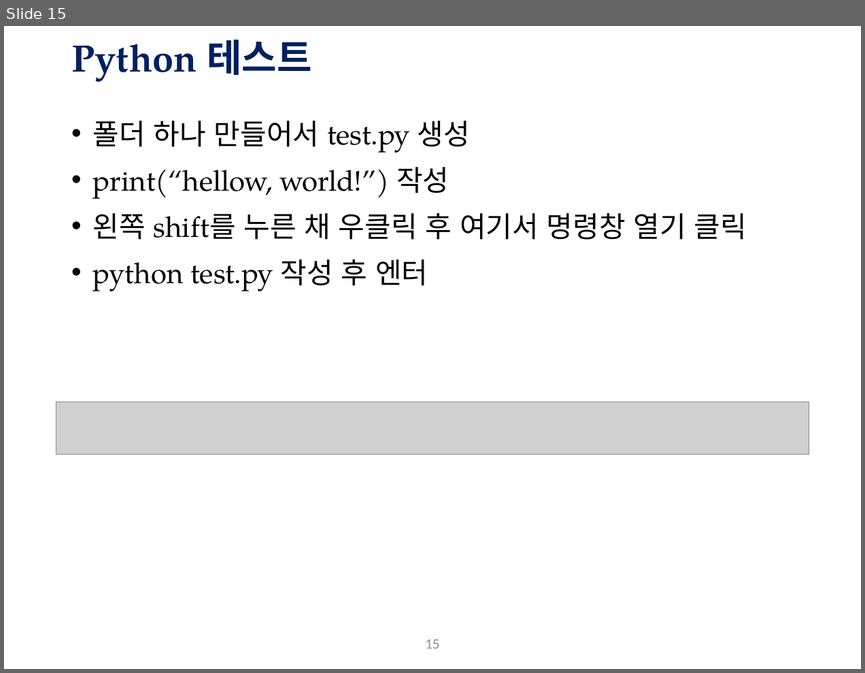
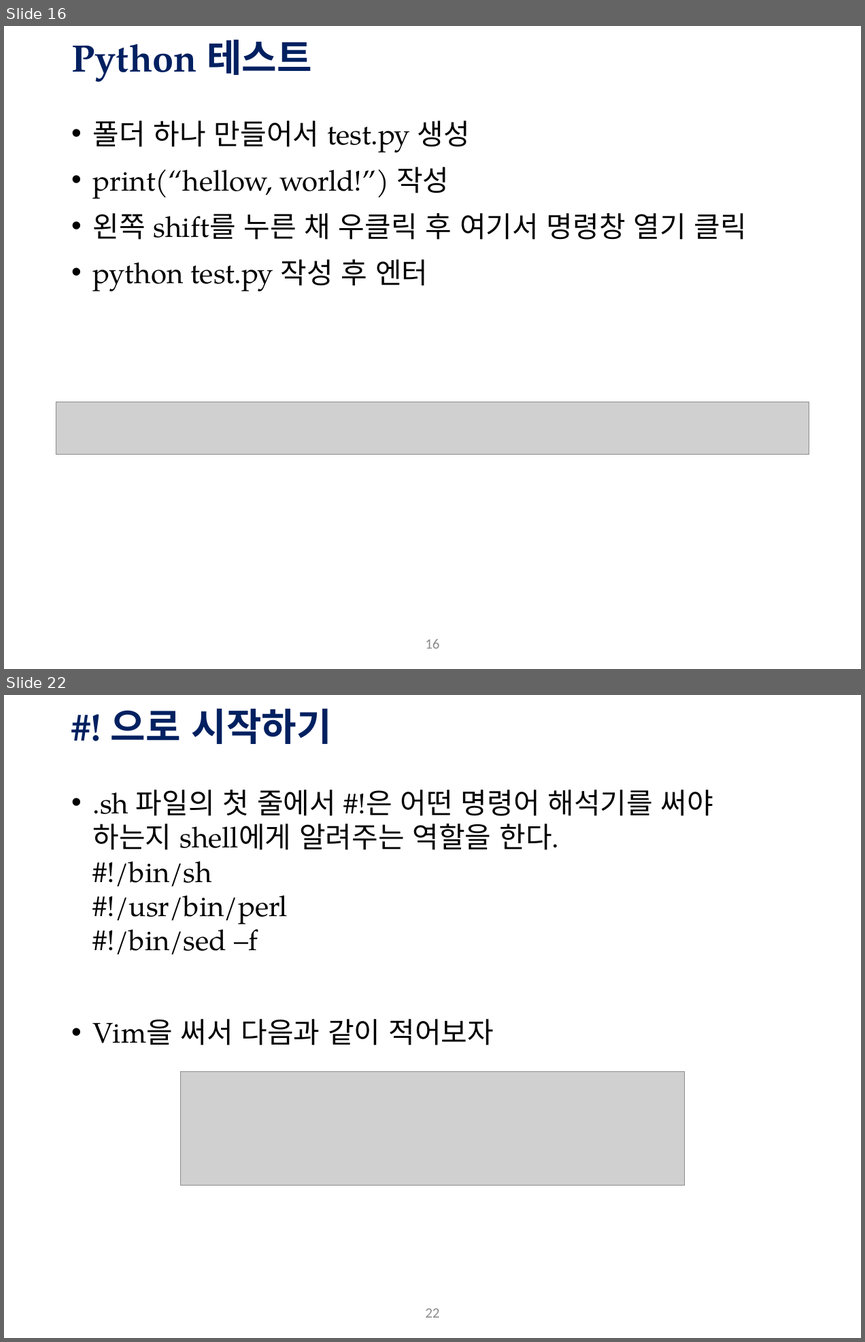
Before and after one commit to Hagazzusa/gykim.github.io, a slide deck: data/ot&env.pptx. Shown one above the other, each under a label of ours: slide 15 before the commit, slides 16 and 22 after it; the slides between them are not shown. The pictures are 865x673 and 865x1342 pixels, drawn with LibreOffice and Linux fonts; fonts in the diff are those of the drawing; grey boxes stand for pictures; background and template pictures are left out. Boxes give left, top, right and bottom in pixels: in the first picture for what was removed or moved away, otherwise in the second. Text is boxed around its words. In the diff, an @@ line names an element or a change of style, - is before the commit and + after.

```diff
--- a/data/ot&env.pptx
+++ b/data/ot&env.pptx
@@ slide 22 added at (4, 695, 861, 1338), background #FFFFFF; not listed: 1 template element that a slide beside it also shows @@
@@ title added at (111, 709, 332, 744), 32 pt, text #002060, bold @@
+#! 으로 시작하기
@@ text added at (93, 790, 713, 1045), 24 pt, text #000000 @@
+• .sh 파일의 첫 줄에서 #!은 어떤 명령어 해석기를 써야 하는지 shell에게 알려주는 역할을 한다.
+  #!/bin/sh
+  #!/usr/bin/perl
+  #!/bin/sed –f
+• Vim을 써서 다음과 같이 적어보자
@@ picture added at (181, 1071, 684, 1185) @@
@@ what was slide 15 is now slide 16 @@
@@ page number at (425, 639, 439, 648): text changed @@
-15
+16
```
Also in this commit, not shown: 3 slides changed, 13 other slides added, 1 slide removed.
